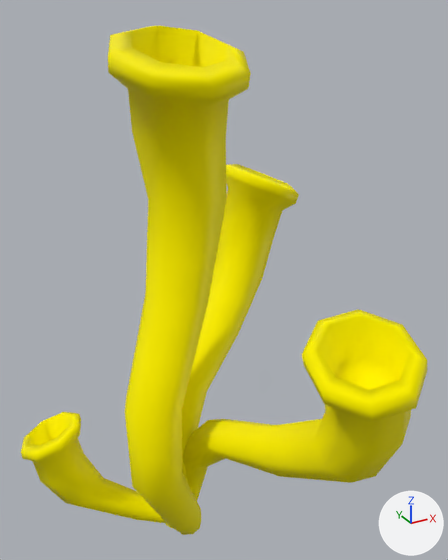
Renders of the glTF model 3dobjects/yellow_coral.glb from each side of a commit.
Both versions are drawn from a camera (50 mm lens) standing at (-0.2603, -0.0977, -0.1652) and looking at (-0.243, -0.0663, -0.1809). Arrows for +X, +Y and +Z are at lower right; the lights stay in place. Where no turn or scale is listed for an object, it has been applied to the vertices.

Names of what the first picture shows: 'node_id7'.
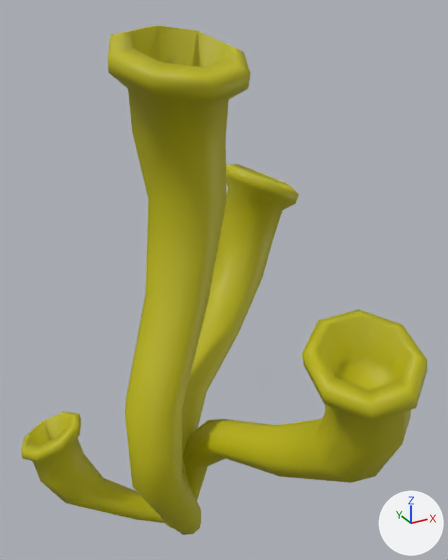
The newer file is also turned or shifted as a whole; pictures and numbers use the older file's frame.

The change, as a list of edits to the scene's bpy script:
```text
Add mat_matériau_004:
    mat_matériau_004 = bpy.data.materials.new('Matériau.004')
    # nodes: BsdfPrincipled, Mix, OutputMaterial, VertexColor
    # colours: yellow #bcb600
Change me_mesh_id8:
    where me_mesh_id8.from_pydata(...)  # 455 vertices, 888 faces; spans x -0.0129..0.0118, y -0.0132..0.0151, z -0.0013..0.0334
    remove me_mesh_id8.materials.append(mat_282)
    add me_mesh_id8.materials.append(mat_matériau_004)
```

Changed parts and their boxes (x1, y1, x2, y2) in the pictures (448 x 560 px):
'node_id7', recoloured: (21, 26, 427, 535) in both
